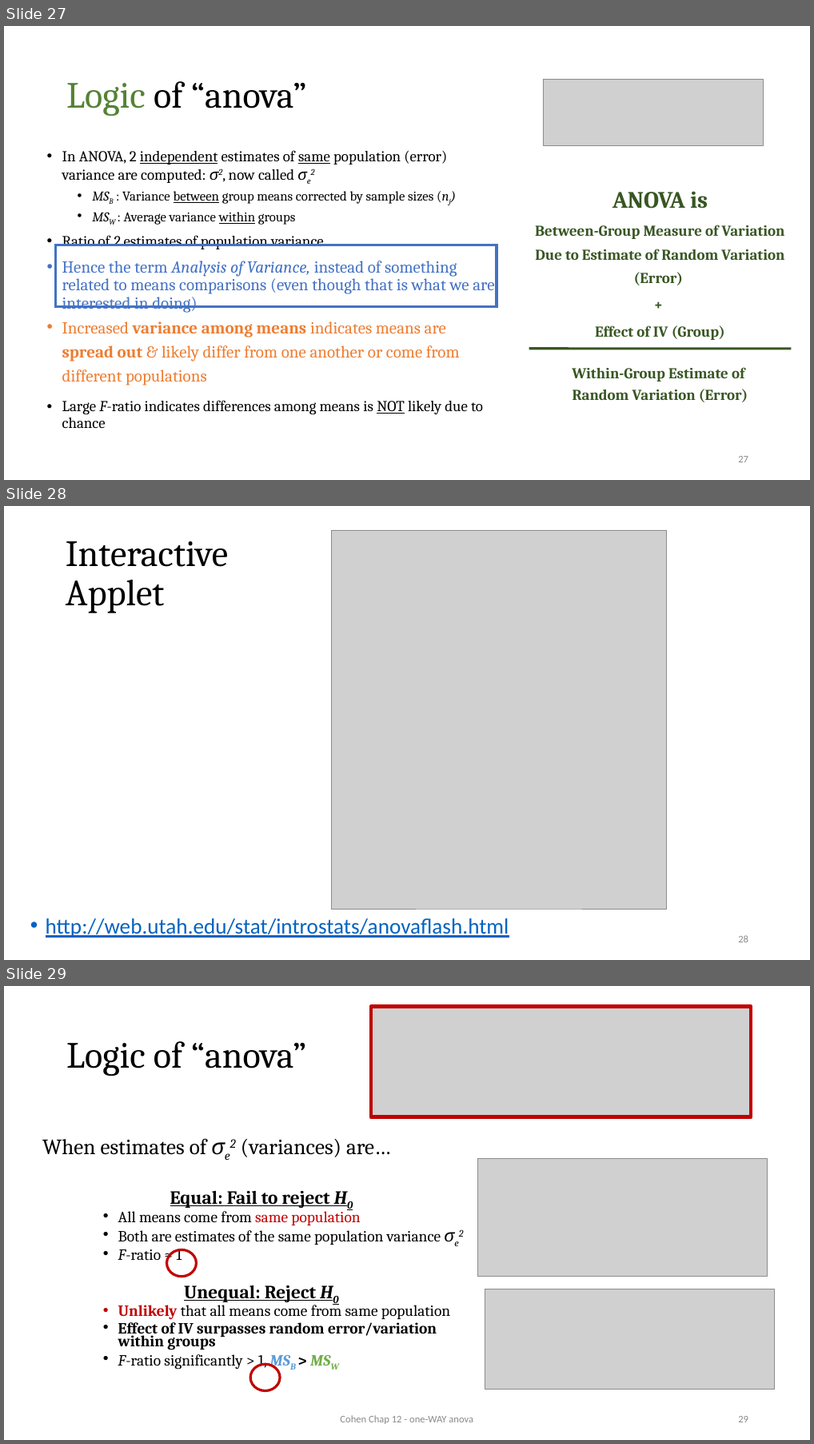
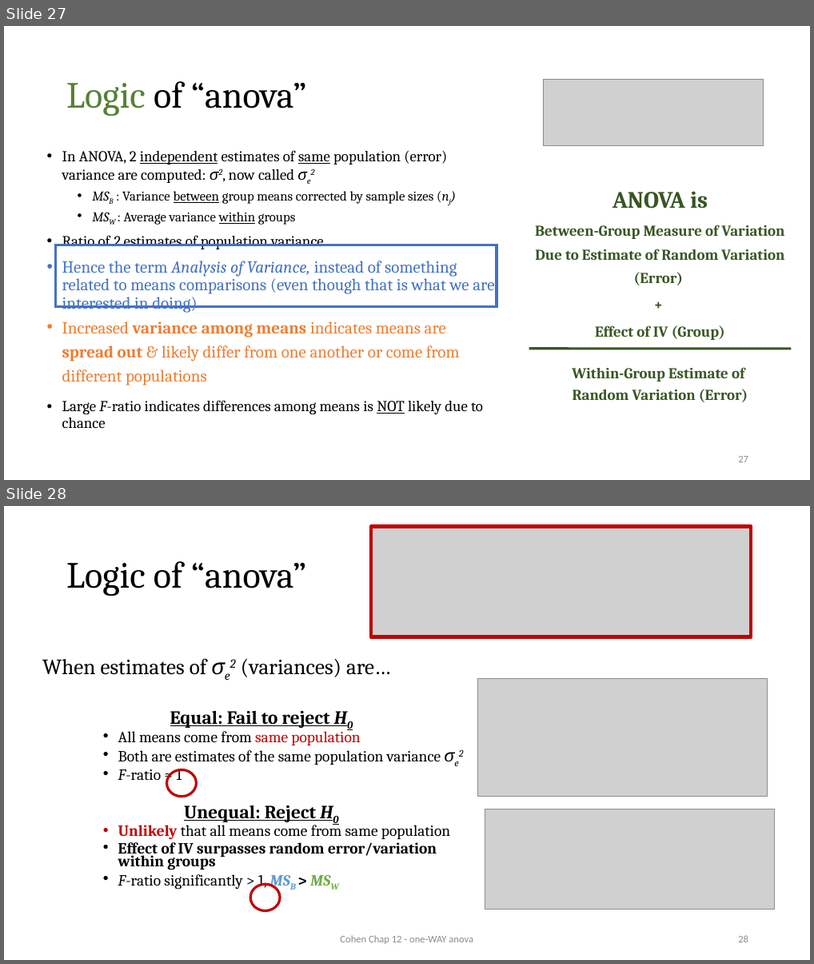
Before and after one commit to CEHS-research/PSY-6600_public, a slide deck: slides/ch12_oneANOVA.pptx. Shown one above the other, each under a label of ours: slides 27, 28 and 29 before the commit, slides 27 and 28 after it. The pictures are 814x1444 and 814x964 pixels, drawn with LibreOffice and Linux fonts; fonts in the diff are those of the drawing; grey boxes stand for pictures. Boxes give left, top, right and bottom in pixels: in the first picture for what was removed or moved away, otherwise in the second. Text is boxed around its words. In the diff, an @@ line names an element or a change of style, - is before the commit and + after.

```diff
--- a/slides/ch12_oneANOVA.pptx
+++ b/slides/ch12_oneANOVA.pptx
@@ slide 28 removed at box(4, 506, 810, 960), background #FFFFFF @@
@@ title removed at box(66, 541, 228, 613) @@
-Interactive
-Applet
@@ picture removed at box(332, 530, 668, 909) @@
@@ text removed at box(46, 918, 510, 937) @@
-• http://web.utah.edu/stat/introstats/anovaflash.html
@@ page number removed at box(738, 935, 749, 942) @@
-28
@@ what was slide 29 is now slide 28 @@
```
Also in this commit, not shown: 9 slides changed, 13 other files.
